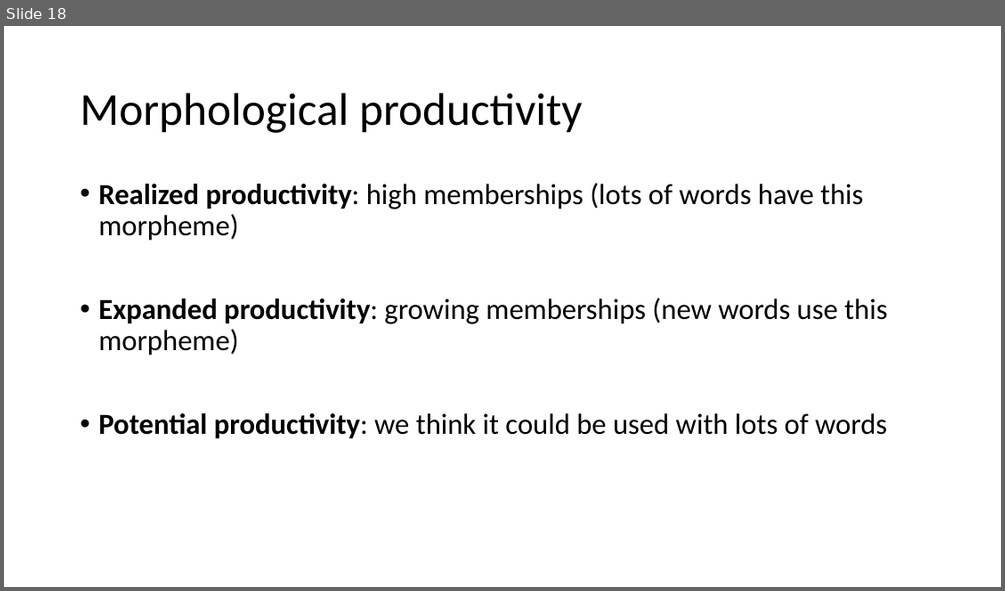
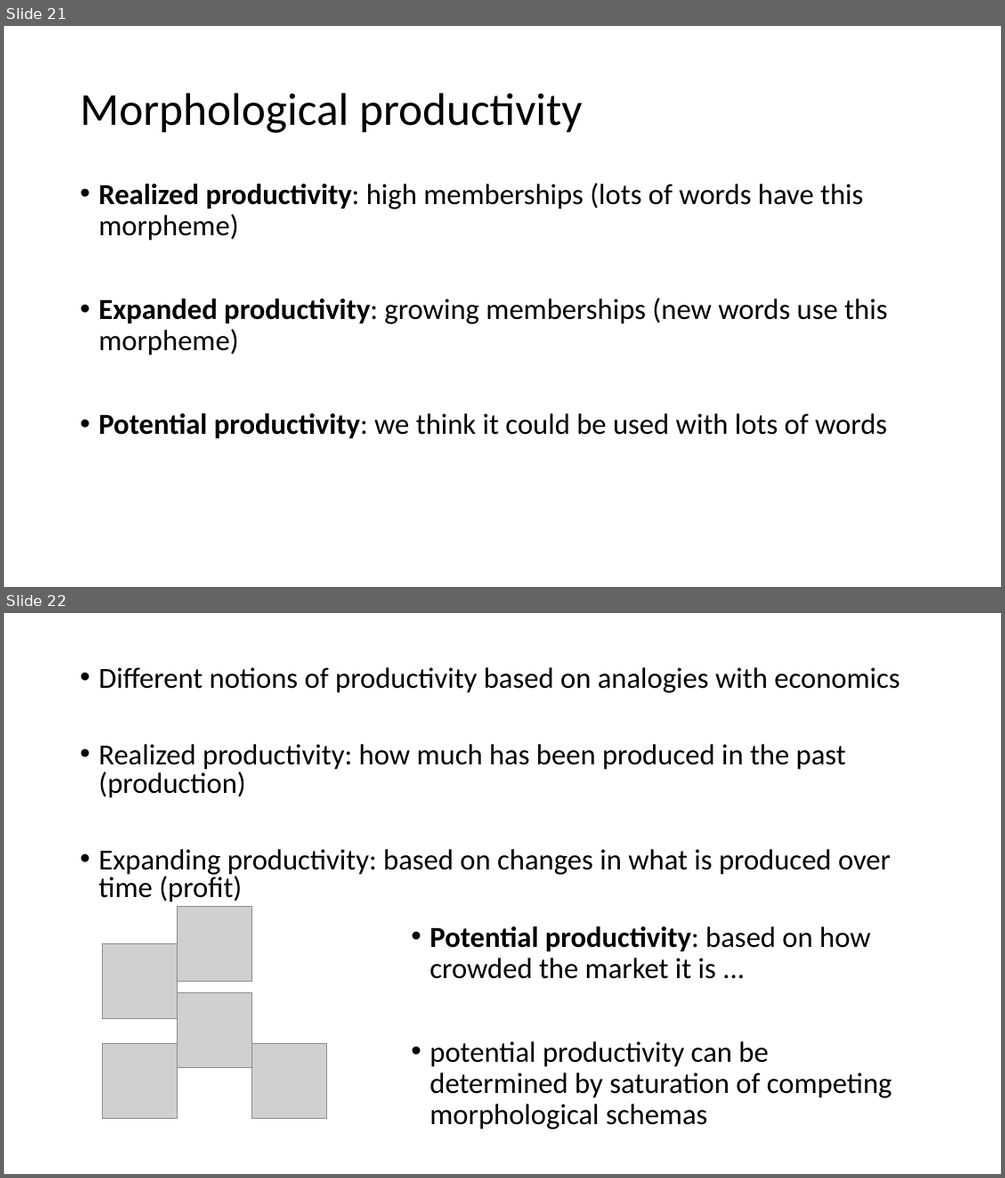
Before and after one commit to ajrtallman/Corpus_Linguistics_FSU_2023-2024, a slide deck: 03_lectures/Corpus Linguistics_2023_11_10.pptx. Shown one above the other, each under a label of ours: slide 18 before the commit, slides 21 and 22 after it. The pictures are 1005x591 and 1005x1178 pixels, drawn with LibreOffice and Linux fonts; fonts in the diff are those of the drawing; grey boxes stand for pictures. Boxes give left, top, right and bottom in pixels: in the first picture for what was removed or moved away, otherwise in the second. Text is boxed around its words. In the diff, an @@ line names an element or a change of style, - is before the commit and + after.

```diff
--- a/03_lectures/Corpus Linguistics_2023_11_10.pptx
+++ b/03_lectures/Corpus Linguistics_2023_11_10.pptx
@@ slide 22 added at <box>4,613,1001,1174</box>, background #FFFFFF @@
@@ text added at <box>98,667,899,902</box>, 28 pt, text #000000 @@
+• Different notions of productivity based on analogies with economics
+• Realized productivity: how much has been produced in the past (production)
+• Expanding productivity: based on changes in what is produced over time (profit)
@@ picture added at <box>178,906,252,981</box> @@
@@ text added at <box>429,926,892,1129</box>, 28 pt, text #000000 @@
+• Potential productivity: based on how crowded the market it is ...
+• potential productivity can be determined by saturation of competing morphological schemas
@@ picture added at <box>103,943,178,1018</box> @@
@@ picture added at <box>178,993,252,1068</box> @@
@@ picture added at <box>103,1044,178,1119</box> @@
@@ picture added at <box>252,1044,327,1119</box> @@
@@ what was slide 18 is now slide 21 @@
```
Also in this commit, not shown: 6 slides changed, 19 other slides added, 2 slides removed.
